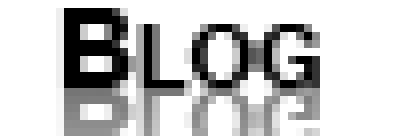
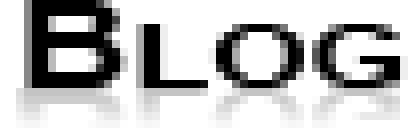
Layered file, before and after one edit (408×136). Changes by layer:
hid "Layer 1", painted on it over [24, 88, 384, 136]
added layer "Layer 3" (23%) above "B" over [16, 88, 400, 128]
added layer "B" above "LOG" over [24, 0, 128, 88]
renamed "BLOG" to "LOG", painted on it over [56, 8, 408, 88]
